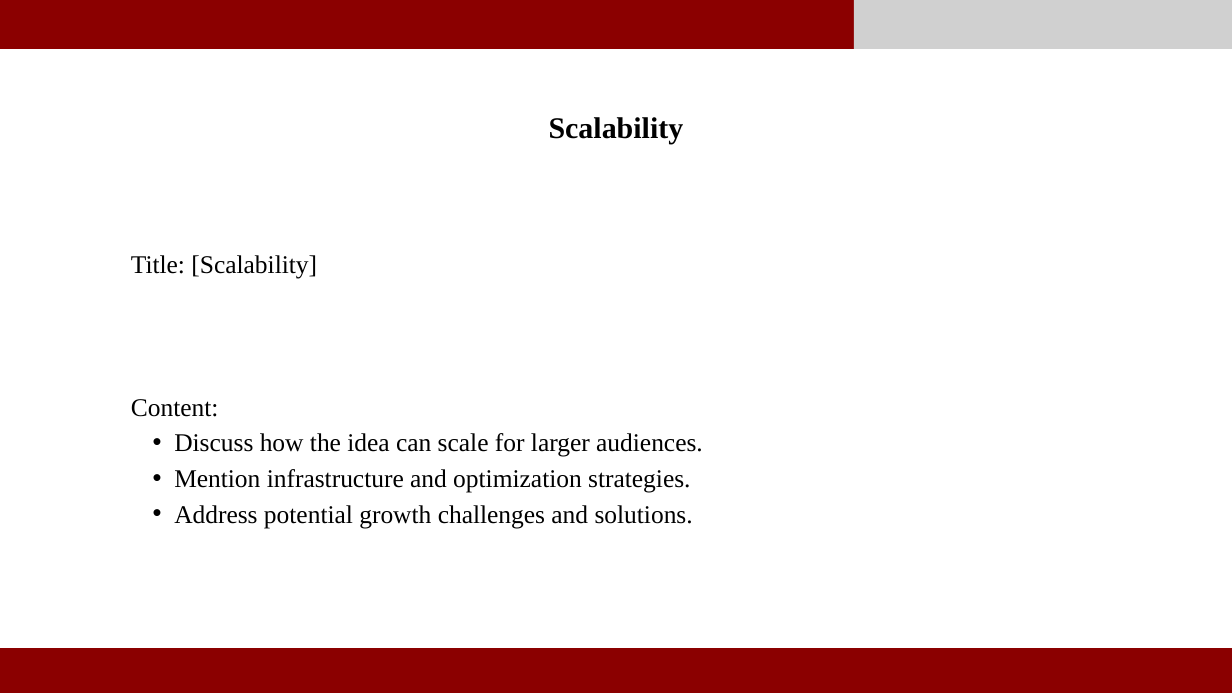
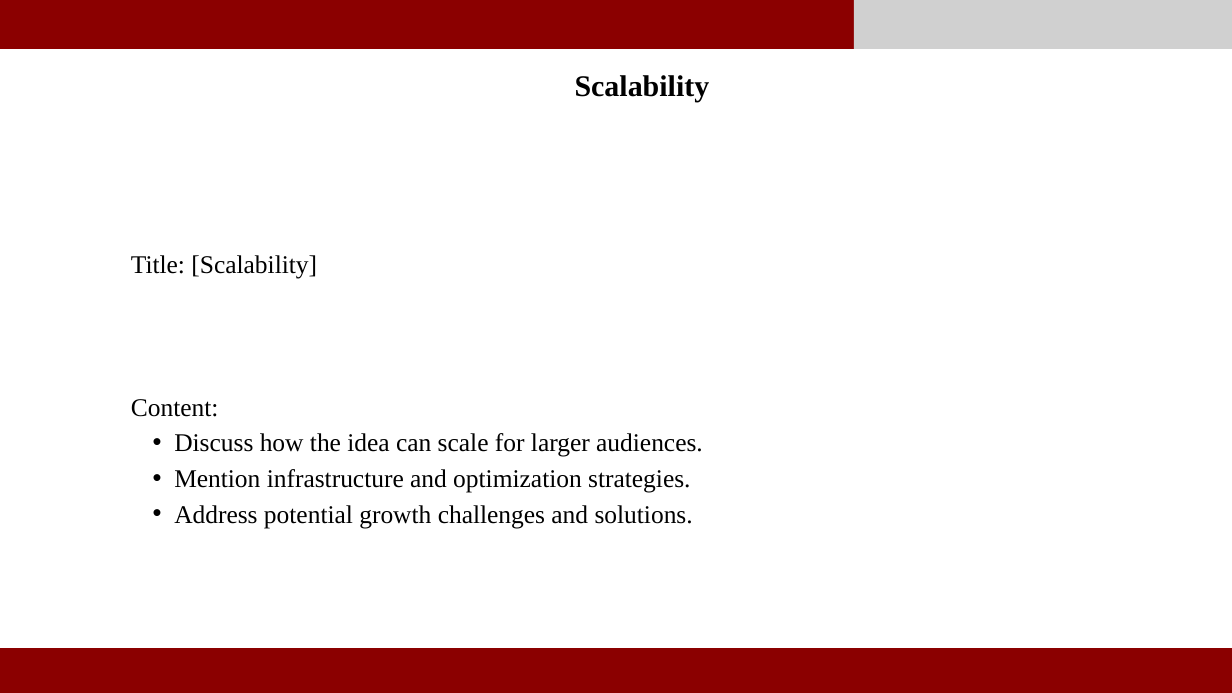
Before and after one commit to Ro706/Enthusia, a slide deck: slide 5 of public/SITnovatePresentationTemplate.pptx. Drawn at 1232x693 pixels with LibreOffice and Linux fonts; fonts in the diff are those of the drawing; grey boxes stand for pictures. Boxes give left, top, right and bottom in pixels: in the first picture for what was removed or moved away, otherwise in the second. Text is boxed around its words. In the diff, an @@ line names an element or a change of style, - is before the commit and + after.

```diff
--- a/public/SITnovatePresentationTemplate.pptx
+++ b/public/SITnovatePresentationTemplate.pptx
@@ text "Scalability": place and size @@
-text "Scalability" at (549, 117, 684, 143)
+text "Scalability" at (575, 75, 710, 102)
```
Also in this commit, not shown: 5 other slides changed.
